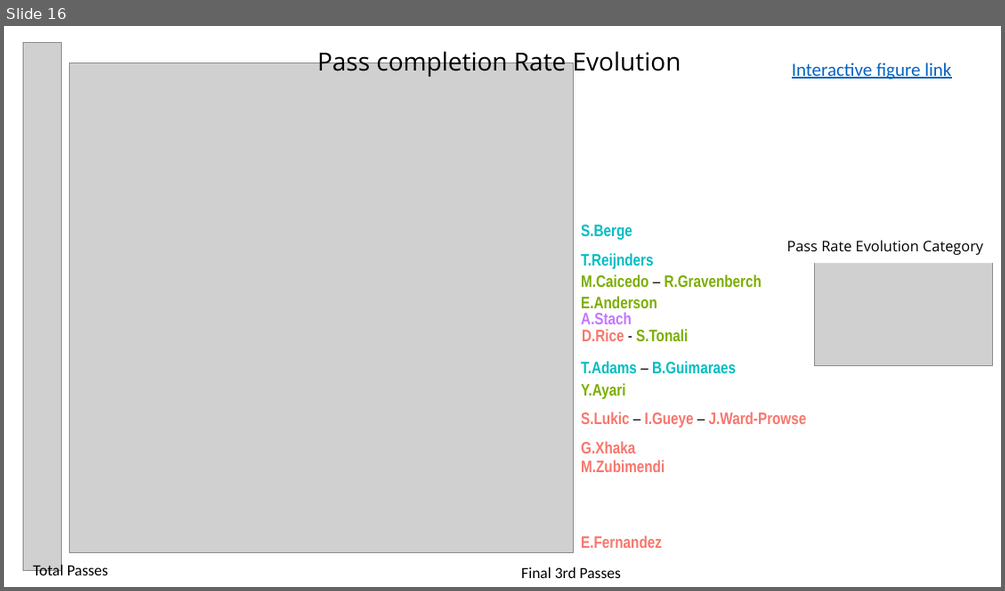
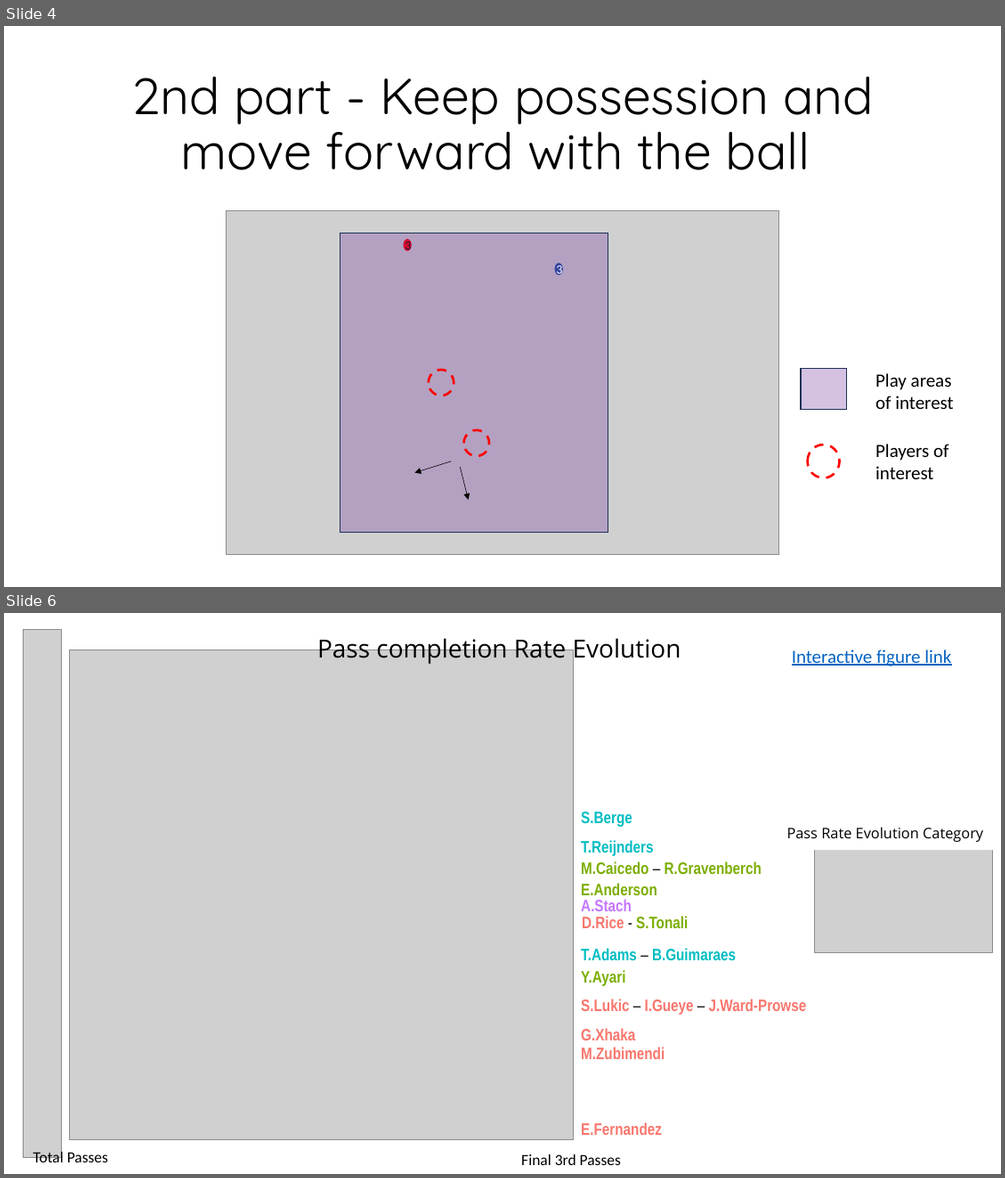
Before and after one commit to YouennMARTIN/Premier-League-Center-Midfielder-Offensive-Activity-Analyses-, a slide deck: Main outcomes.pptx. Shown one above the other, each under a label of ours: slide 16 before the commit, slides 4 and 6 after it; the slides between them are not shown. The pictures are 1005x591 and 1005x1178 pixels, drawn with LibreOffice and Linux fonts; fonts in the diff are those of the drawing; grey boxes stand for pictures. Boxes give left, top, right and bottom in pixels: in the first picture for what was removed or moved away, otherwise in the second. Text is boxed around its words. In the diff, an @@ line names an element or a change of style, - is before the commit and + after.

```diff
--- a/Main outcomes.pptx
+++ b/Main outcomes.pptx
@@ slide 4 added at <box>4,26,1001,587</box>, background #FFFFFF @@
@@ title added at <box>131,76,874,170</box>, 49 pt, text #000000 @@
+2nd part - Keep possession and move forward with the ball
@@ picture added at <box>226,211,778,554</box> @@
@@ rectangle added at <box>340,233,607,532</box>, fill #7030A0 at 29% opacity, outline #1E3256 1 pt @@
@@ ellipse added at <box>404,239,412,250</box>, fill #FF0000, outline #FF0000 1 pt, 12 pt, text #0D0D0D @@
+3
@@ ellipse added at <box>555,263,563,274</box>, fill #3643A0, outline #3643A0 1 pt, 12 pt, text #FFFFFF @@
+3
@@ ellipse added at <box>429,370,454,396</box>, outline #FF0000 2.25 pt dashed @@
@@ rectangle added at <box>801,369,846,410</box>, fill #7030A0 at 29% opacity, outline #1E3256 1 pt @@
@@ text added at <box>875,373,953,409</box>, 18 pt, text #000000 @@
+Play areas of interest
@@ ellipse added at <box>464,430,489,456</box>, outline #FF0000 2.25 pt dashed @@
@@ ellipse added at <box>807,445,840,478</box>, outline #FF0000 2.25 pt dashed @@
@@ text added at <box>875,443,948,479</box>, 18 pt, text #000000 @@
+Players of interest
@@ arrow added from (451, 461) to (414, 473), #000000 0.5 pt @@
@@ arrow added from (461, 467) to (469, 499), #000000 0.5 pt @@
@@ what was slide 16 is now slide 6 @@
```
Also in this commit, not shown: 7 slides changed, 7 other slides added, 11 slides removed.
